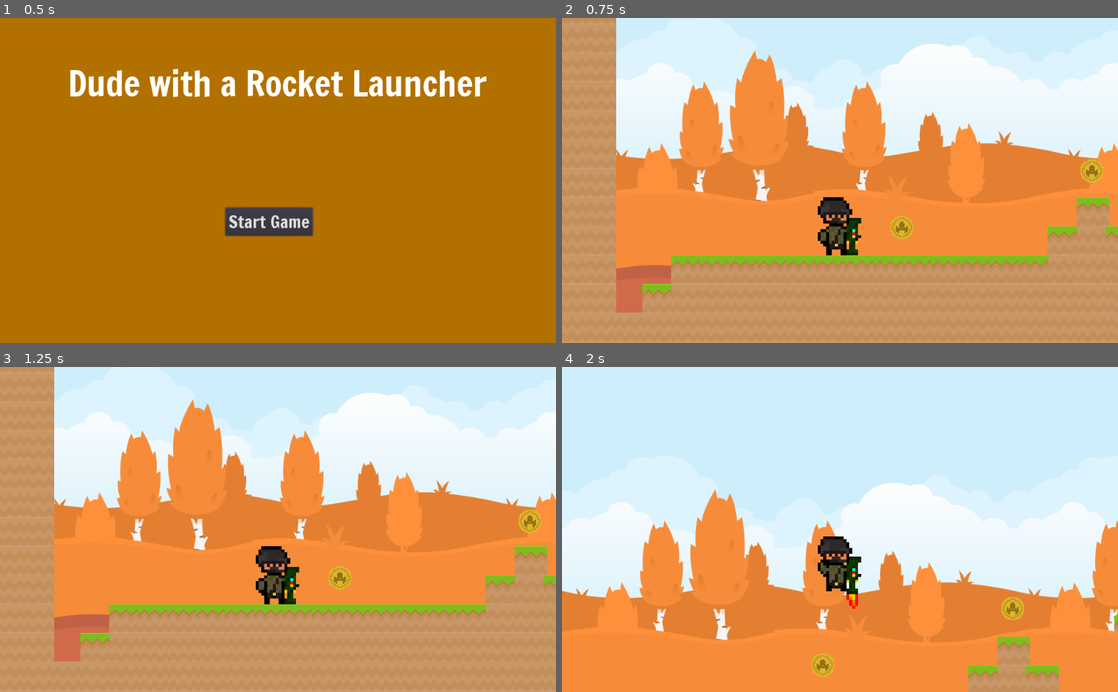
Above: before the commit, frames 1-4 (two rows, left to right).
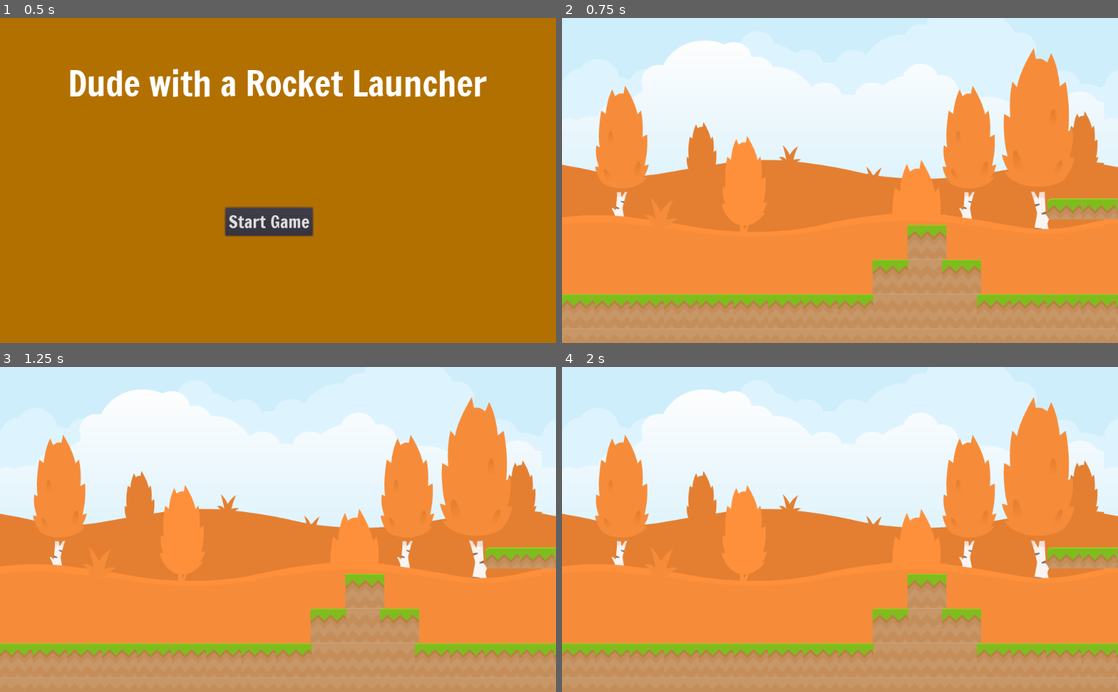
Above: after the commit, the same moments.

Repository: bsu-cs315/P2-ncbarber
Game: Godot game, scene res://src/Title.tscn
Two runs of this game, one before a commit and one after it. Both use one fixed random seed, a clock stepped at 60 frames per second and the inputs below.
Inputs:
- Up to frame 1 (0.5 s): no input
- Up to frame 2 (0.75 s): click "Start Game" at 0.5 s
- Up to frame 3 (1.25 s): no input
- Up to frame 4 (2 s): hold D (right) from 1.28 s (still down); hold Space (rocket_launch) from 1.28 s (still down); tap W (jump) at 1.52 s

Frame 1 is identical in both runs. In frame 2, 44% of the frame differs, in the area x 0-100%, y 0-96%; in frame 3, 44%; in frame 4, 56%, in the area x 0-100%, y 7-100%.
Error after the commit: Parse Error: The assigned value doesn't have a set type; the variable type can't be inferred. (res://src/Level.gd:27)

Commit message:
Update Style

Diff:
--- a/project/src/Character.gd
+++ b/project/src/Character.gd
@@ -10,26 +10,27 @@
 
 func _physics_process(delta):
 	velocity.x = 0
-
-
 	if Input.is_action_pressed("right"):
 		velocity.x += speed
 		if is_on_floor():
 			$AnimatedSprite.animation = "walking"
 			$AnimatedSprite.play()
 			$AnimatedSprite.flip_h = false
+
 	if Input.is_action_pressed("left"):
 		velocity.x -= speed
 		if is_on_floor():
 			$AnimatedSprite.animation = "walking"
 			$AnimatedSprite.play()
 			$AnimatedSprite.flip_h = true
+
 	if Input.is_action_pressed("jump"):
 		if is_on_floor():
 			velocity.y = jumpPower
 			jumpped = true
 			$AnimatedSprite.animation = "jumping"
 			$AnimatedSprite.play()
+
 	if Input.is_action_pressed("rocket_launch"):
 		if is_on_floor():
 			velocity.y = rocketJumpPower
@@ -41,6 +42,7 @@
 		$AnimatedSprite.stop()
 		$AnimatedSprite.animation = "idle"
 		$AnimatedSprite.play()
+
 	if Input.is_action_pressed("down"):
 		if is_on_floor() and velocity.x == 0:
 			$AnimatedSprite.stop()
--- a/project/src/Level.gd
+++ b/project/src/Level.gd
@@ -2,7 +2,7 @@
 
 var character : KinematicBody2D
 var HUD : Sprite
-var score = 0
+var score := 0
 
 func _ready():
 	spawn_player()
@@ -11,20 +11,24 @@
 	spawn_coin(Vector2(1680, 100))
 	spawn_coin(Vector2(2460,85))
 
+
 func _process(_delta):
 	if Input.is_action_pressed("restart"):
 		restart_level()
+
 
 func spawn_player():
 	character = load("res://src/Character.tscn").instance()
 	character.position = Vector2(100,500)
 	call_deferred("add_child", character)
 
+
 func spawn_coin(spawnPosition):
-	var coin = load("res://src/Coin.tscn").instance()
+	var coin := load("res://src/Coin.tscn").instance()
 	var _connection = coin.connect("body_entered", self, "_on_Coin_Entered", [coin])
 	coin.position = spawnPosition
 	call_deferred("add_child", coin)
+
 
 func _on_Coin_Entered(body, coin):
 	if body == character:
@@ -32,5 +36,6 @@
 		score += 10
 		print("Score: ", score)
 
+
 func restart_level():
 	var _restart = get_tree().change_scene("res://src/Title.tscn")
--- a/project/src/Title.gd
+++ b/project/src/Title.gd
@@ -1,5 +1,4 @@
 extends Control
-
 
 
 func _on_StartGame_pressed():
